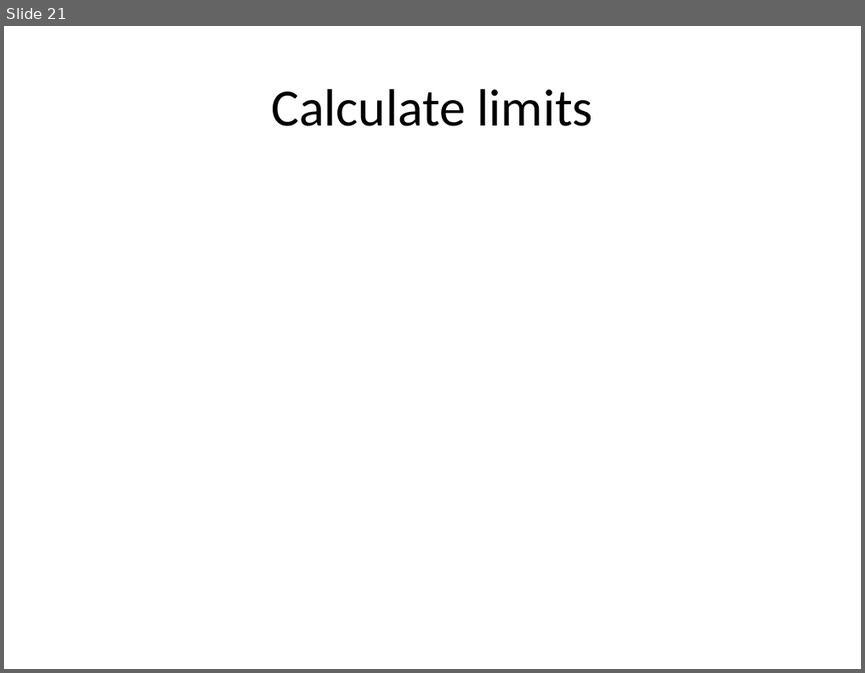
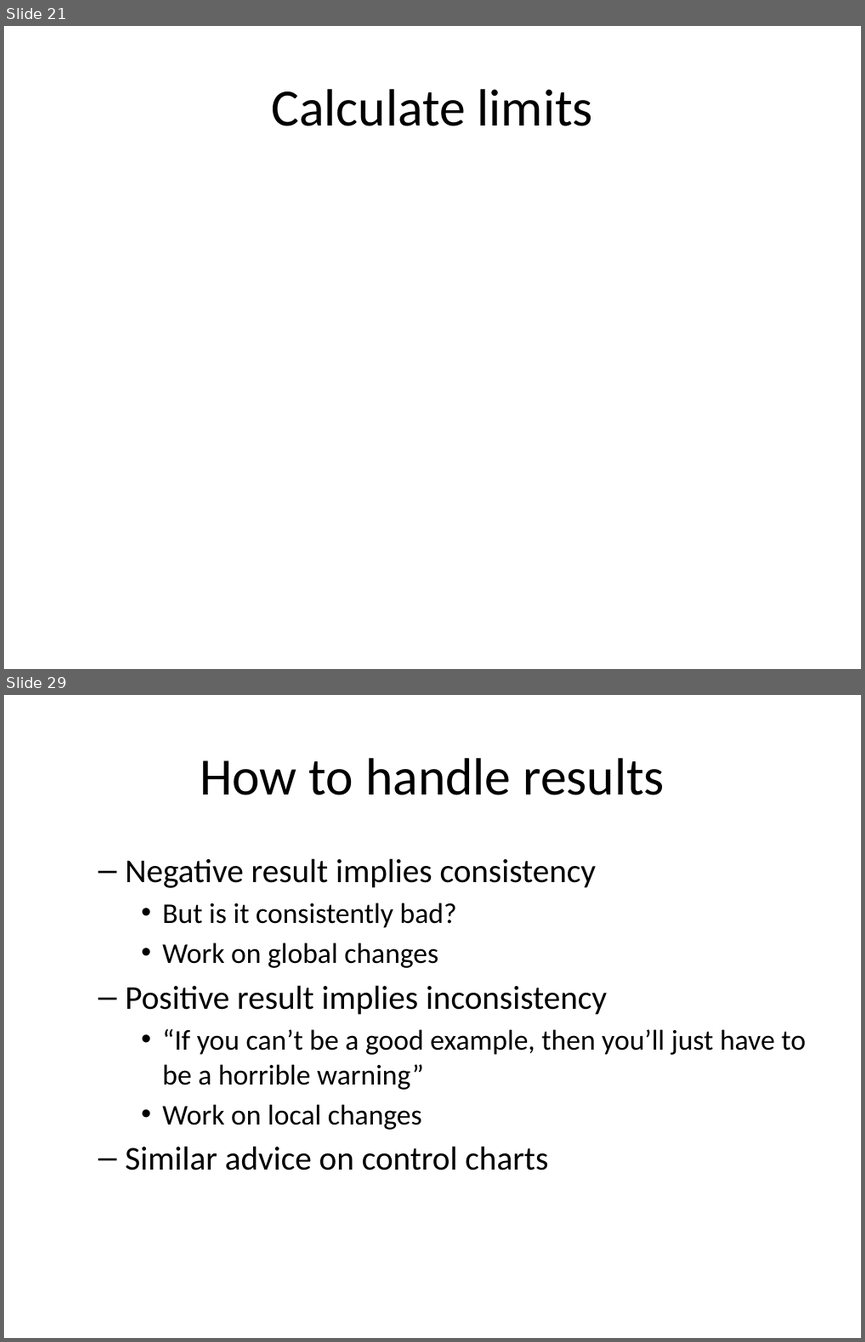
Before and after one commit to pmean/papers-and-presentations, a slide deck: anom/anom-talk.pptx. Shown one above the other, each under a label of ours: slide 21 before the commit, slides 21 and 29 after it; the slides between them are not shown. The pictures are 865x673 and 865x1342 pixels, drawn with LibreOffice and Linux fonts; fonts in the diff are those of the drawing. Boxes give left, top, right and bottom in pixels: in the first picture for what was removed or moved away, otherwise in the second. Text is boxed around its words. In the diff, an @@ line names an element or a change of style, - is before the commit and + after.

```diff
--- a/anom/anom-talk.pptx
+++ b/anom/anom-talk.pptx
@@ slide 29 added at [4, 695, 861, 1338], background #FFFFFF @@
@@ title added at [200, 758, 664, 795], 44 pt, text #000000 @@
+How to handle results
@@ text added at [125, 858, 806, 1170], 24 pt, text #000000 @@
+  – Negative result implies consistency
+    • But is it consistently bad?
+    • Work on global changes
+  – Positive result implies inconsistency
+    • “If you can’t be a good example, then you’ll just have to be a horrible warning”
+    • Work on local changes
+  – Similar advice on control charts
```
Also in this commit, not shown: 9 slides changed, 5 other slides added, 2 other files.
